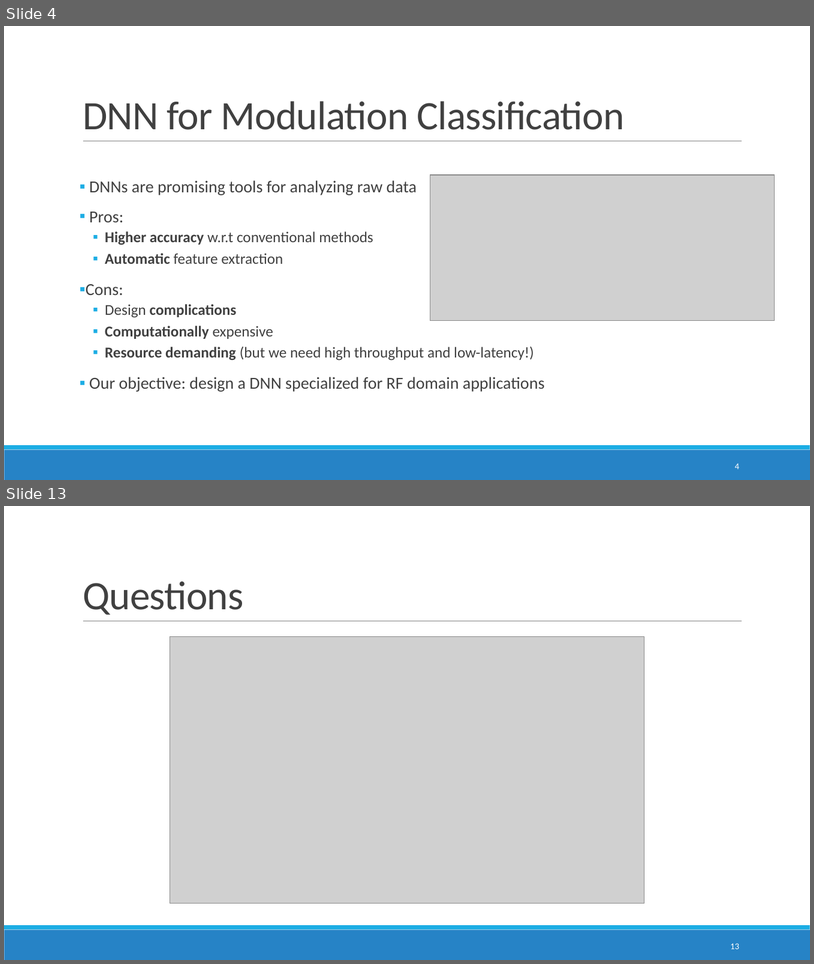
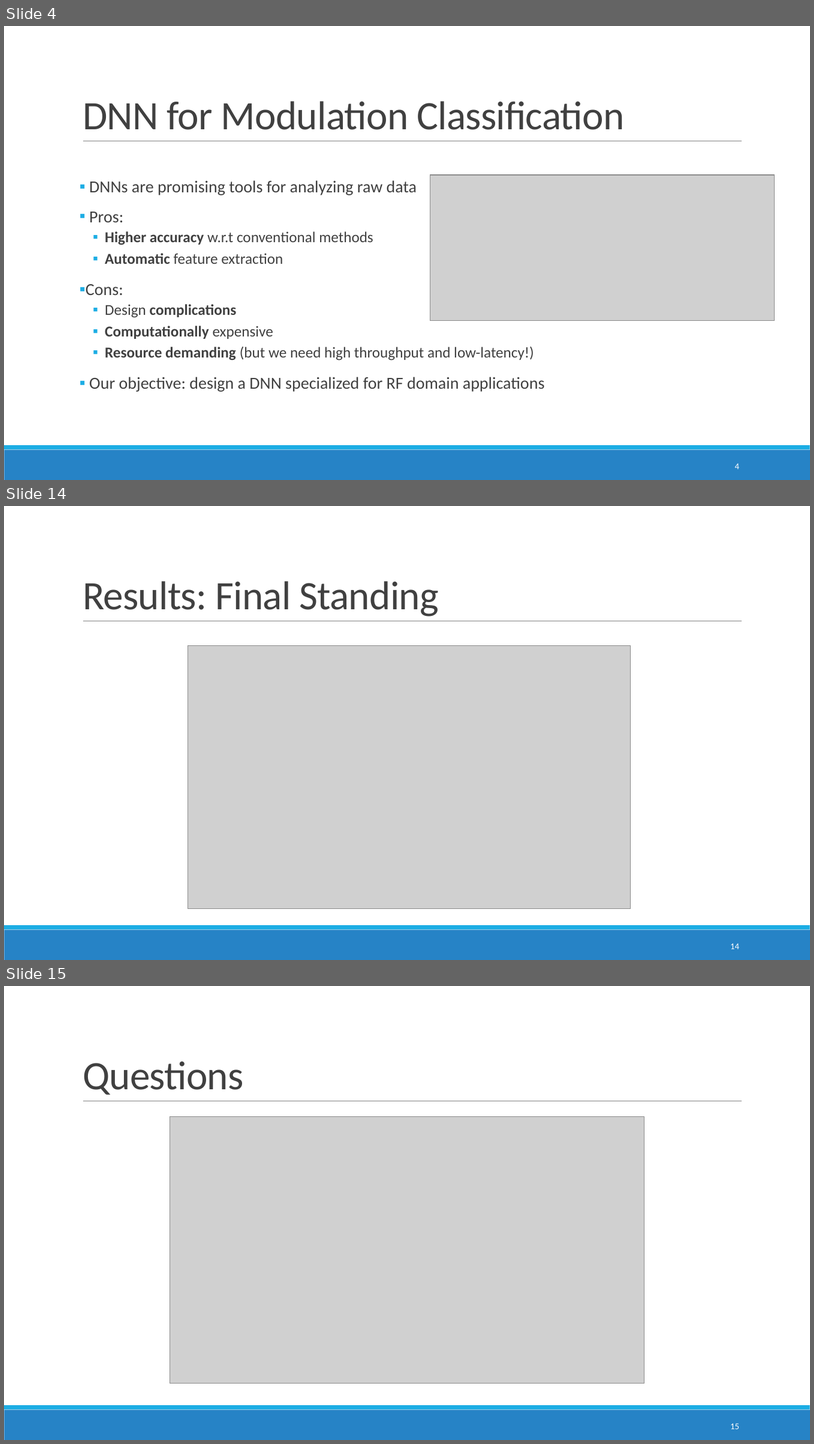
Before and after one commit to ITU-AI-ML-in-5G-Challenge/ITU-ML5G-PS-007-Aaronica, a slide deck: Presentation/GrandFinale.pptx. Shown one above the other, each under a label of ours: slides 4 and 13 before the commit, slides 4, 14 and 15 after it; the slides between them are not shown. The pictures are 814x964 and 814x1444 pixels, drawn with LibreOffice and Linux fonts; fonts in the diff are those of the drawing; grey boxes stand for pictures. Boxes give left, top, right and bottom in pixels: in the first picture for what was removed or moved away, otherwise in the second. Text is boxed around its words. In the diff, an @@ line names an element or a change of style, - is before the commit and + after.

```diff
--- a/Presentation/GrandFinale.pptx
+++ b/Presentation/GrandFinale.pptx
@@ slide 14 added at [4, 506, 810, 960], background #FFFFFF; not listed: 3 template elements that a slide beside it also shows @@
@@ title added at [83, 581, 439, 616], 48 pt, text #404040 @@
+Results: Final Standing
@@ picture added at [188, 646, 631, 908] @@
@@ page number added at [731, 943, 740, 949], 10.5 pt, text #FFFFFF @@
+14
@@ what was slide 13 is now slide 15 @@
@@ page number at [731, 1423, 740, 1429]: text changed @@
-13
+15
```
Also in this commit, not shown: 9 slides changed, 1 other slide added, 1 other file.
